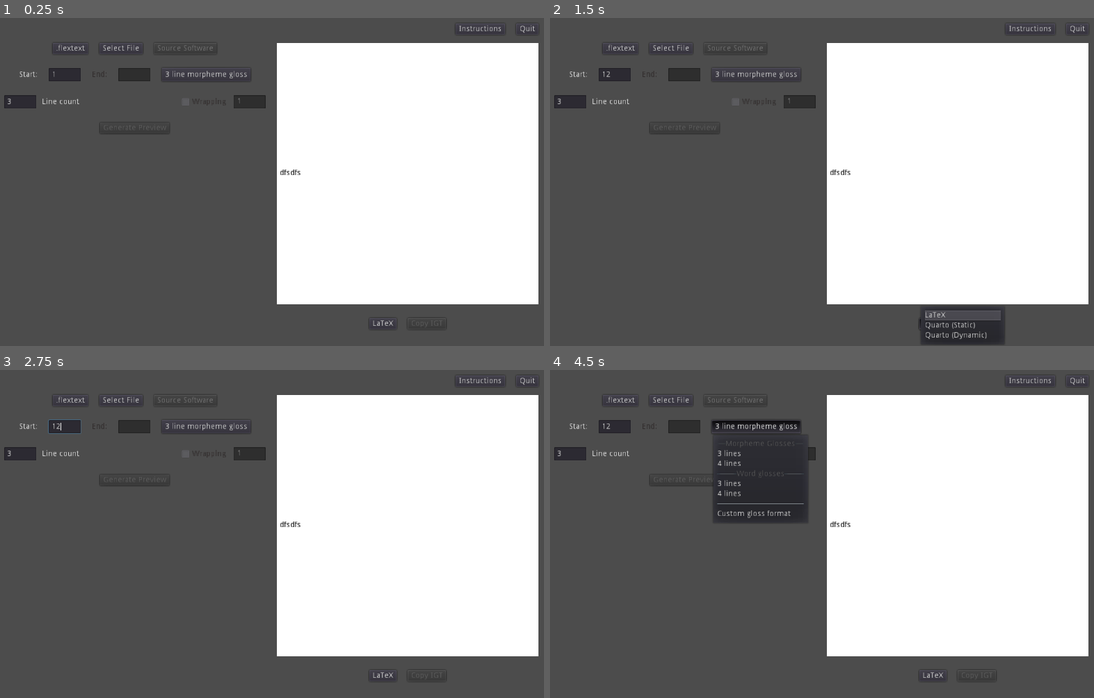
Above: before the commit, frames 1-4 (two rows, left to right).
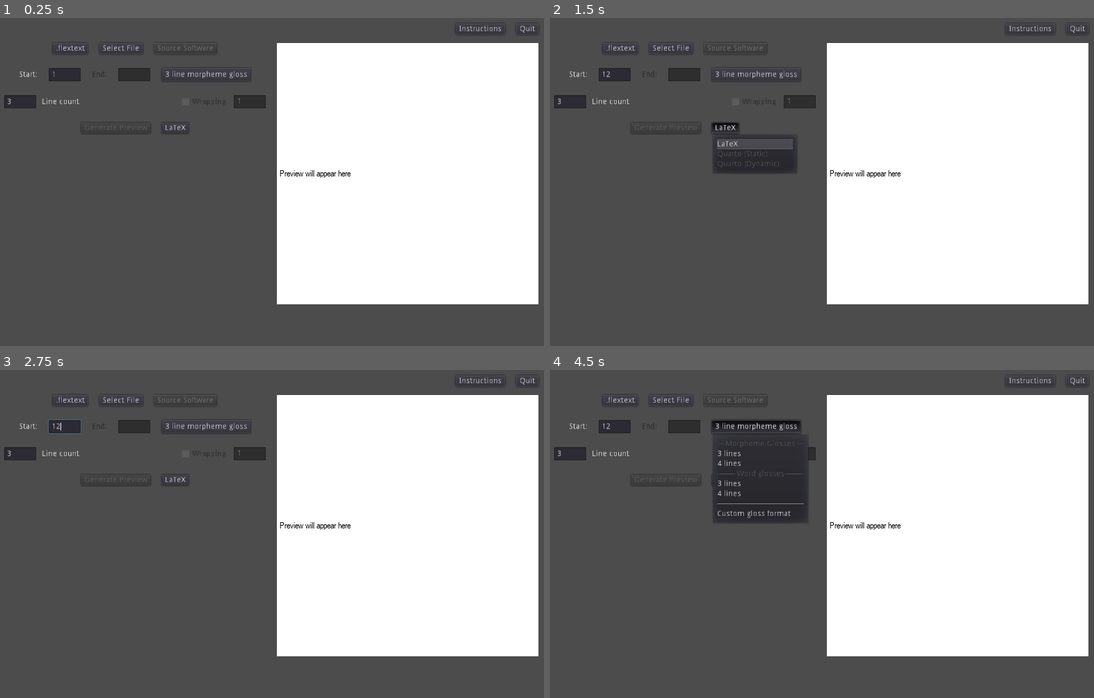
Above: after the commit, the same moments.

Repository: LaurenOopsum/Auto-IGT
Game: Godot game, scene res://scenes/main.tscn
The game is run twice, just before and just after one commit, with the same random seed, the same clock (stepped at 60 frames per second) and the same inputs. The project has no main scene, so this scene is started directly.
Inputs (mouse positions are in pixels of both pictures, inside the frame that each line leads up to):
- Up to frame 1 (0.25 s): no input
- Up to frame 2 (1.5 s): click (615, 73) at 0.52 s; type "12" at 0.6 s; click "LaTeX" at 1.25 s
- Up to frame 3 (2.75 s): click "Instructions" at 2 s
- Up to frame 4 (4.5 s): click ".flextext" at 2.75 s; click "Select File" at 3.5 s; click "3 line morpheme gloss" at 4.25 s

The runs differ from the first frame. In frame 1, 0.2% of the frame differs, in the area x 15-83%, y 32-95%; in frame 2, 2.7%, in the area x 15-84%, y 31-100%; in frame 3, 0.2%; in frame 4, 0.2%.

Commit message:
previews are formatting correctly now. I also got rid of the copy button and merged it with the preview button and moved the format drop-down next to it.

Diff:
--- a/project.godot
+++ b/project.godot
@@ -117,7 +117,7 @@
 [application]
 
 config/name="Auto IGT"
-config/icon="res://assets/icon.png"
+config/icon="res://images/icon.png"
 
 [autoload]
 
--- a/scenes/main.tscn
+++ b/scenes/main.tscn
@@ -14,6 +14,8 @@
 [ext_resource path="res://scripts/main_scene/quit.gd" type="Script" id=12]
 [ext_resource path="res://scripts/main_scene/start_num.gd" type="Script" id=13]
 [ext_resource path="res://scripts/main_scene/markup_copy.gd" type="Script" id=14]
+[ext_resource path="res://scripts/preview_nodes/preview_text.gd" type="Script" id=15]
+[ext_resource path="res://dynamic_fonts/fonts/ARIALN.TTF" type="DynamicFontData" id=16]
 
 [sub_resource type="StyleBoxEmpty" id=5]
 
@@ -33,8 +35,15 @@
 HBoxContainer/constants/separation = 10
 VBoxContainer/constants/separation = 10
 
+[sub_resource type="DynamicFont" id=8]
+font_data = ExtResource( 16 )
+
 [sub_resource type="Theme" id=7]
+GridContainer/constants/hseparation = 6
+GridContainer/constants/vseparation = 4
 Label/colors/font_color = Color( 0, 0, 0, 1 )
+Label/fonts/font = SubResource( 8 )
+VBoxContainer/constants/separation = 4
 
 [node name="Margins" type="MarginContainer"]
 anchor_right = 1.0
@@ -219,15 +228,39 @@
 editable = false
 script = ExtResource( 10 )
 
-[node name="GeneratePreview" type="Button" parent="Page/Body/FileSettings"]
-margin_left = 172.0
+[node name="ClipboardButtons" type="HBoxContainer" parent="Page/Body/FileSettings"]
+margin_left = 138.0
 margin_top = 143.0
-margin_right = 297.0
+margin_right = 332.0
 margin_bottom = 163.0
+size_flags_horizontal = 4
+
+[node name="GeneratePreview" type="Button" parent="Page/Body/FileSettings/ClipboardButtons"]
+margin_right = 125.0
+margin_bottom = 20.0
 size_flags_horizontal = 4
 size_flags_vertical = 4
 disabled = true
 text = "Generate Preview"
+
+[node name="MarkupLang" type="MenuButton" parent="Page/Body/FileSettings/ClipboardButtons"]
+margin_left = 145.0
+margin_right = 194.0
+margin_bottom = 20.0
+size_flags_horizontal = 4
+text = "LaTeX"
+flat = false
+items = [ "LaTeX", null, 0, false, false, 0, 0, null, "", false, "Quarto (Static)", null, 0, false, true, 1, 0, null, "", false, "Quarto (Dynamic)", null, 0, false, true, 2, 0, null, "", false ]
+script = ExtResource( 14 )
+
+[node name="CopyButton" type="Button" parent="Page/Body/FileSettings/ClipboardButtons"]
+visible = false
+margin_left = 69.0
+margin_right = 138.0
+margin_bottom = 20.0
+size_flags_horizontal = 4
+shortcut_in_tooltip = false
+text = "Copy IGT"
 
 [node name="Preview" type="VBoxContainer" parent="Page/Body"]
 margin_left = 490.0
@@ -257,39 +290,13 @@
 alignment = 1
 script = ExtResource( 4 )
 
-[node name="RichTextLabel" type="RichTextLabel" parent="Page/Body/Preview/Whiteboard/PreviewLines"]
-margin_top = 222.0
+[node name="RichTextLabel" type="Label" parent="Page/Body/Preview/Whiteboard/PreviewLines"]
+margin_top = 220.0
 margin_right = 460.0
-margin_bottom = 237.0
+margin_bottom = 239.0
 focus_mode = 2
-text = "dfsdfs"
-fit_content_height = true
-scroll_active = false
-selection_enabled = true
-
-[node name="ClipboardButtons" type="HBoxContainer" parent="Page/Body/Preview"]
-margin_left = 166.0
-margin_top = 495.0
-margin_right = 304.0
-margin_bottom = 515.0
-size_flags_horizontal = 4
-
-[node name="MarkupLang" type="MenuButton" parent="Page/Body/Preview/ClipboardButtons"]
-margin_right = 49.0
-margin_bottom = 20.0
-size_flags_horizontal = 4
-text = "LaTeX"
-flat = false
-items = [ "LaTeX", null, 0, false, false, 0, 0, null, "", false, "Quarto (Static)", null, 0, false, false, 1, 0, null, "", false, "Quarto (Dynamic)", null, 0, false, false, 2, 0, null, "", false ]
-script = ExtResource( 14 )
-
-[node name="CopyButton" type="Button" parent="Page/Body/Preview/ClipboardButtons"]
-margin_left = 69.0
-margin_right = 138.0
-margin_bottom = 20.0
-size_flags_horizontal = 4
-disabled = true
-text = "Copy IGT"
+text = "Preview will appear here"
+script = ExtResource( 15 )
 
 [node name="FileDialog" type="FileDialog" parent="."]
 margin_left = 200.0
@@ -327,7 +334,7 @@
 
 6. When the preview is formatted how you like, choose a markup language and click the \"Copy IGT\" button to copy the g …(201 unchanged characters)…
 
-I hope AIGT is helpful for you. Email me at lklalakla@gmail.com (LKLALAKLA) if you have any questions or suggestions."
+I hope AIGT is helpful for you. Email me at lcornwel@hawaii.edu if you have questions or suggestions."
 dialog_autowrap = true
 script = ExtResource( 11 )
 
@@ -342,7 +349,8 @@
 [connection signal="text_changed" from="Page/Body/FileSettings/RowDefinitions/RowCount/RowTotal" to="Page/Body/FileSettings/RowDefinitions" method="_on_RowTotal_changed"]
 [connection signal="toggled" from="Page/Body/FileSettings/RowDefinitions/RowCount/Wrapping" to="Page/Body/FileSettings/RowDefinitions/RowCount/WrapLines" method="_on_Wrapping_toggled"]
 [connection signal="text_changed" from="Page/Body/FileSettings/RowDefinitions/RowCount/WrapLines" to="Page/Body/FileSettings/RowDefinitions/RowCount/Wrapping" method="_on_WrapLines_text_changed"]
-[connection signal="pressed" from="Page/Body/FileSettings/GeneratePreview" to="Page/Body/FileSettings/RowDefinitions" method="_on_GeneratePreview_pressed"]
-[connection signal="send_phrase" from="Page/Body/Preview/Whiteboard/PreviewLines" to="Page/Body/Preview/ClipboardButtons/MarkupLang" method="_on_phrase_received"]
+[connection signal="pressed" from="Page/Body/FileSettings/ClipboardButtons/GeneratePreview" to="Page/Body/FileSettings/RowDefinitions" method="_on_GeneratePreview_pressed"]
+[connection signal="pressed" from="Page/Body/FileSettings/ClipboardButtons/CopyButton" to="Page/Body/FileSettings/ClipboardButtons/MarkupLang" method="_on_CopyButton_pressed"]
+[connection signal="send_phrase" from="Page/Body/Preview/Whiteboard/PreviewLines" to="Page/Body/FileSettings/ClipboardButtons/MarkupLang" method="_on_phrase_received"]
 [connection signal="connect_parser" from="FileDialog" to="Page/Body" method="_connect_parser"]
 [connection signal="file_selected" from="FileDialog" to="FileDialog" method="_on_file_selected"]
--- a/scripts/main_scene/body.gd
+++ b/scripts/main_scene/body.gd
@@ -15,7 +15,7 @@
 
 ## Set buttons active after file has been loaded
 func activate_buttons() :
-	$FileSettings/GeneratePreview.disabled = false
+	$FileSettings/ClipboardButtons/GeneratePreview.disabled = false
 	$FileSettings/Buttons/Programs.set_default_software()
 
 ## Create the template formatting rows
--- a/scripts/main_scene/markup_copy.gd
+++ b/scripts/main_scene/markup_copy.gd
@@ -40,3 +40,7 @@
 	phrase = phrase_node
 	rows_data = rows
 	copy_igt()
+
+
+func _on_CopyButton_pressed():
+	if phrase && rows_data : copy_igt()
--- a/scripts/main_scene/preview_lines.gd
+++ b/scripts/main_scene/preview_lines.gd
@@ -54,6 +54,7 @@
 				if !row_template.has(item.attributes[att]) : is_match = false
 			if is_match :
 				phrase_label.text = item.node_value
+				phrase_label.format(template)
 				add_child(phrase_label)
 				return
 
@@ -96,8 +97,11 @@
 	for x in array :
 		var items : Array = x.get_matching_items(match_pattern)
 		var label := PreviewText.new()
-		label.level = template[0] # == C.TYPE.WORD
-		if items.size() > 0 : label.text = items[0].node_value
+		label.level = template[0]
+		if items.size() > 0 :
+			label.text = items[0].node_value
+			label.format(template)
+
 		labels.append(label)
 
 	return labels
--- a/scripts/main_scene/row_definitions.gd
+++ b/scripts/main_scene/row_definitions.gd
@@ -21,6 +21,7 @@
 		C.PRESET.WORD4 :
 			create_preset_format_rows(C.PRESET_TEMPLATES[C.PRESET.WORD4])
 		C.PRESET.CUSTOM : create_blank_rows()
+#	_on_GeneratePreview_pressed()
 
 ## Generate a preset
 func create_preset_format_rows(rows_values_array : Array) :
--- a/scripts/preview_nodes/preview_text.gd
+++ b/scripts/preview_nodes/preview_text.gd
@@ -4,3 +4,20 @@
 extends Label
 
 var level : int
+
+func format(template) :
+	var font : Font
+	if template[4] : text = "'" + text + "'"
+	if template[2] && template [3] :
+		change_font("res://dynamic_fonts/fonts/arialbi.ttf")
+	elif template [2] :
+		change_font("res://dynamic_fonts/fonts/ariali.ttf")
+	elif template [3] :
+		change_font("res://dynamic_fonts/fonts/arialbd.ttf")
+	else : change_font("res://dynamic_fonts/fonts/arial.ttf")
+
+func change_font(new_font : String) :
+	var dynamic_font = DynamicFont.new()
+	dynamic_font.font_data = load(new_font)
+	dynamic_font.size = 16
+	add_font_override("font", dynamic_font)
--- a/scripts/xeroxes/latex.gd
+++ b/scripts/xeroxes/latex.gd
@@ -6,18 +6,12 @@
 
 func clipboard_copy() :
 	var latext : String = C.OPEN_CLOSE[C.MARKUP.LATEX][0]
-
 	var row_node_arrays := get_row_node_arrays()
-
 	var col_count := get_col_count(row_node_arrays)
-
 	latext += define_columns(col_count)
-
 	latext += print_markup_rows(row_node_arrays, col_count)
-
 	latext += C.OPEN_CLOSE[C.MARKUP.LATEX][1]
-
-	print(latext)
+	OS.set_clipboard(latext)
 
 
 func get_row_node_arrays() -> Array :
@@ -128,7 +122,7 @@
 	var latext := ""
 	var match_items : Array = val.get_matching_items(get_pattern(template))
 	for item in match_items :
-		latext += item.node_value + " & "
+		latext += format(item.node_value, template) + " & "
 	return latext
 
 func add_multicol_val(val : GlossNode, template : Array , col_count : int) -> String :
Binary file added: dynamic_fonts/fonts/ARIALN.TTF
Binary file added: dynamic_fonts/fonts/ARIALNB.TTF
Binary file added: dynamic_fonts/fonts/ARIALNBI.TTF
Binary file added: dynamic_fonts/fonts/ARIALNI.TTF
Binary file added: dynamic_fonts/fonts/arial.ttf
Binary file added: dynamic_fonts/fonts/arialbd.ttf
Binary file added: dynamic_fonts/fonts/arialbi.ttf
Binary file added: dynamic_fonts/fonts/ariali.ttf
Binary file added: dynamic_fonts/fonts/ariblk.ttf
Renamed: assets/godot-icon.png -> images/godot-icon.png
Not shown, changed: images/godot-icon.png.import
Renamed: assets/icon.png -> images/icon.png
(and 2 more such lines)
